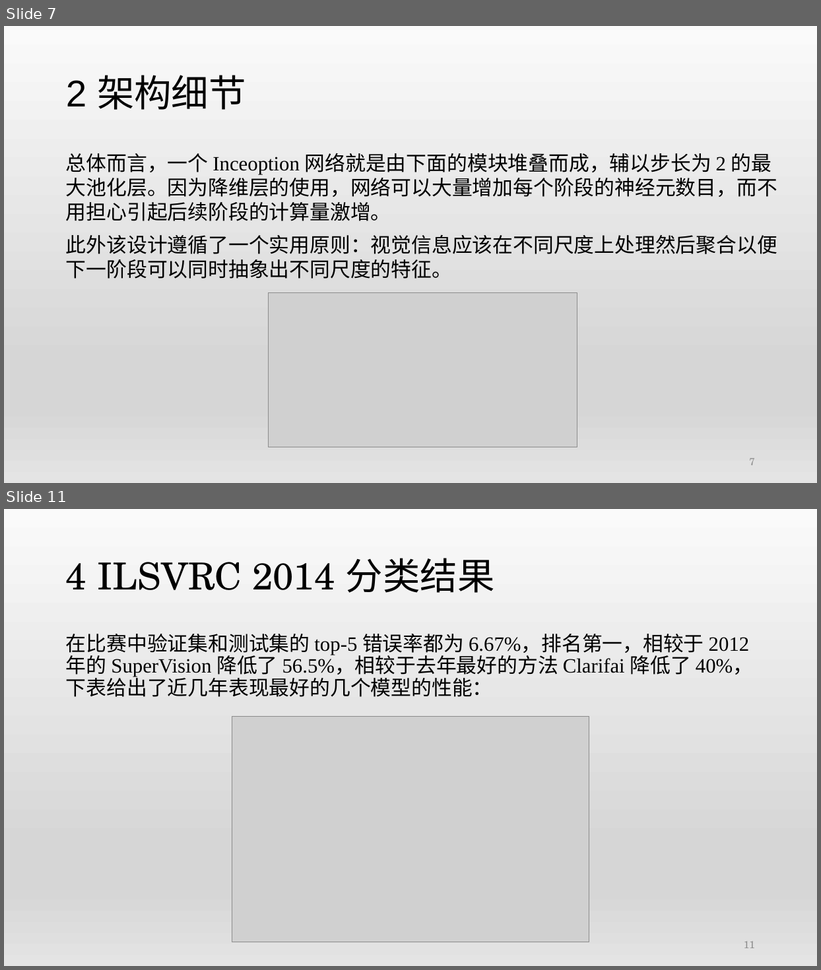
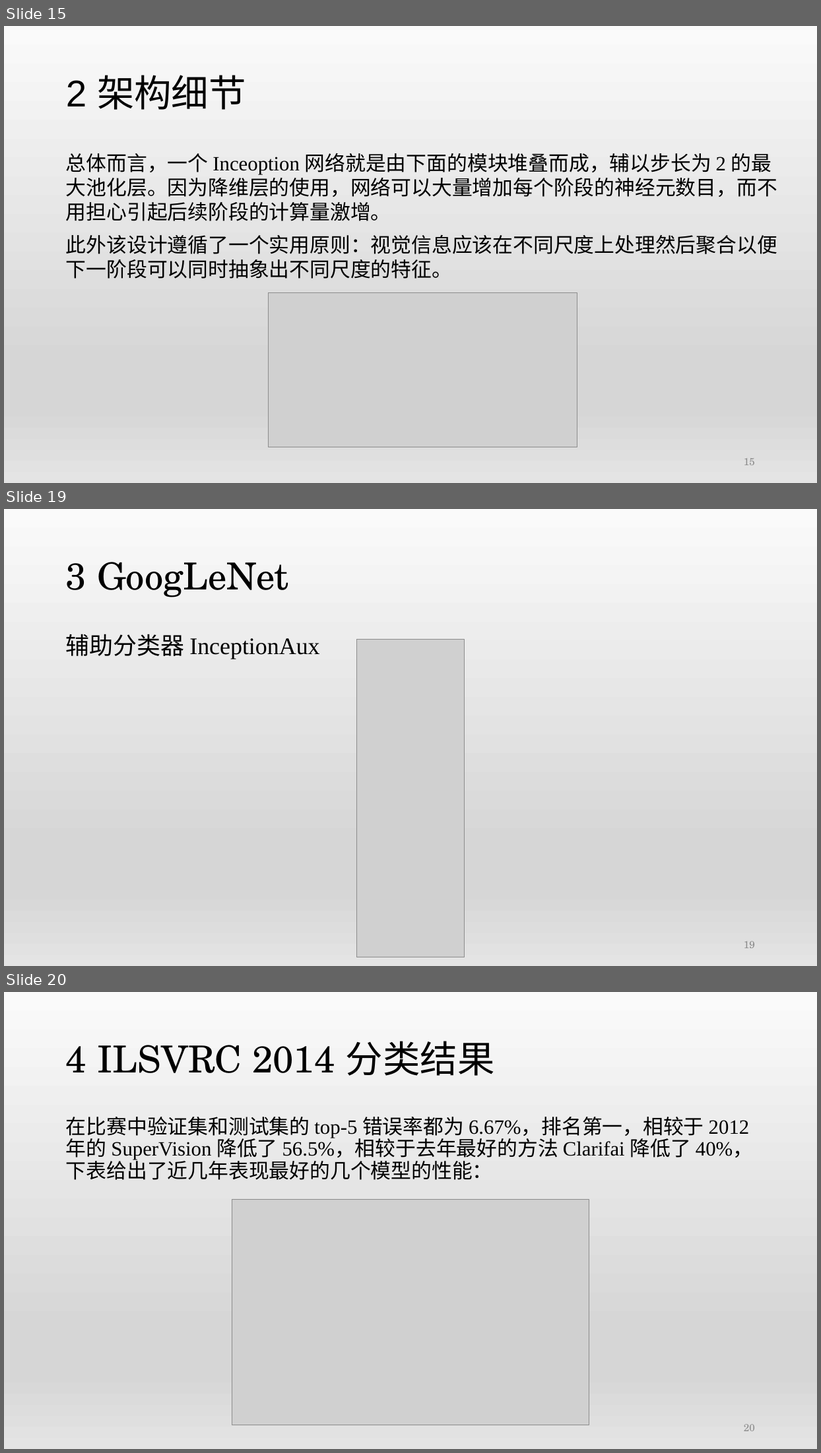
Before and after one commit to qianlinyi/hhu-medical-image-group, a slide deck: CNN PPT&笔记/2015-Going deeper with convolutions-Szegedy.pptx. Shown one above the other, each under a label of ours: slides 7 and 11 before the commit, slides 15, 19 and 20 after it; the slides between them are not shown. The pictures are 821x970 and 821x1453 pixels, drawn with LibreOffice and Linux fonts; fonts in the diff are those of the drawing; grey boxes stand for pictures. Boxes give left, top, right and bottom in pixels: in the first picture for what was removed or moved away, otherwise in the second. Text is boxed around its words. In the diff, an @@ line names an element or a change of style, - is before the commit and + after.

```diff
--- a/CNN PPT&笔记/2015-Going deeper with convolutions-Szegedy.pptx
+++ b/CNN PPT&笔记/2015-Going deeper with convolutions-Szegedy.pptx
@@ slide 19 added at (x1=4, y1=509, x2=817, y2=966), background gradient #FAFAFA to #D7D7D7 to #E4E4E4 @@
@@ title added at (x1=66, y1=562, x2=288, y2=597), 44 pt, text #000000 @@
+3 GoogLeNet
@@ text added at (x1=66, y1=634, x2=319, y2=659), 28 pt, text #000000 @@
+辅助分类器 InceptionAux
@@ picture added at (x1=356, y1=640, x2=465, y2=957) @@
@@ page number added at (x1=744, y1=941, x2=755, y2=949), 12 pt, text #8C8C8C @@
+19
@@ what was slide 7 is now slide 15 @@
@@ page number at (x1=744, y1=458, x2=755, y2=466): text changed @@
-7
+15
@@ what was slide 11 is now slide 20 @@
@@ page number at (x1=744, y1=1424, x2=755, y2=1432): text changed @@
-11
+20
```
Also in this commit, not shown: 5 slides changed, 8 other slides added, 4 other files.
